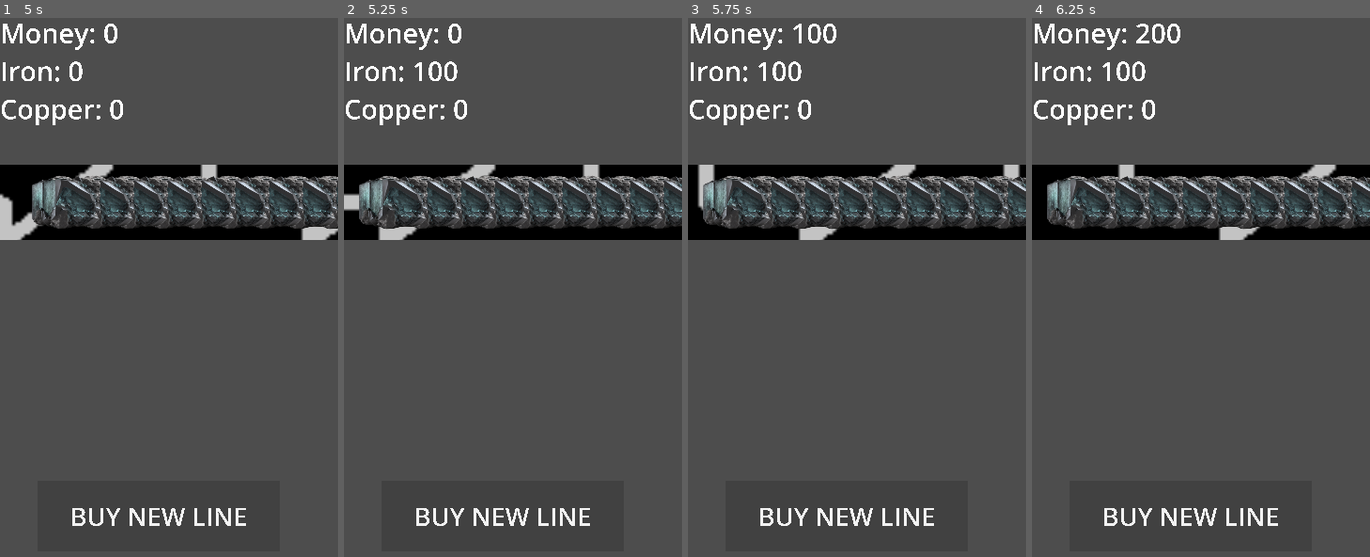
Above: before the commit, frames 1-4 (left to right).
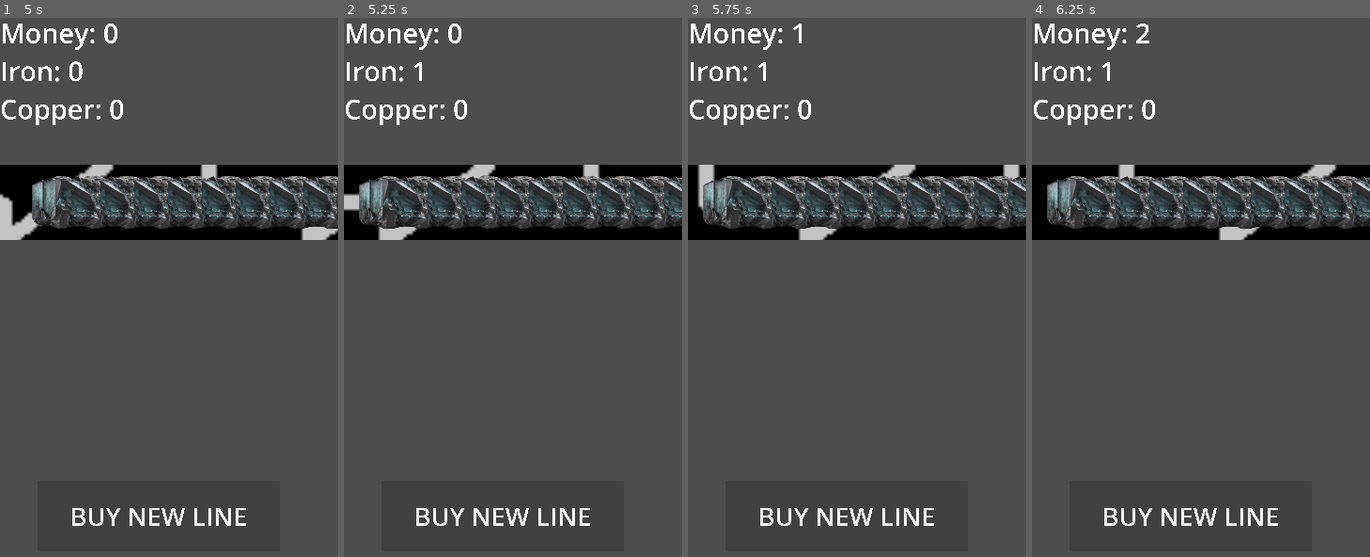
Above: after the commit, the same moments.

Repository: TheHaput/IdleProyecto
Game: Godot game, scene res://scenes/main.tscn
Two runs of this game, one before a commit and one after it. Both use one fixed random seed, a clock stepped at 60 frames per second and the inputs below.
Inputs:
- Up to frame 1 (5 s): click "BUY NEW LINE" at 0.5 s; click "BUY NEW LINE" at 1.25 s; click "BUY NEW LINE" at 2 s
- Up to frame 2 (5.25 s): no input
- Up to frame 3 (5.75 s): no input
- Up to frame 4 (6.25 s): no input

Frame 1 is identical in both runs. In frame 2, 0.1% of the frame differs, in the area x 25-34%, y 8-12%; in frame 3, 0.3%, in the area x 25-44%, y 1-12%; in frame 4, 0.3%.

Commit message:
He refactorizado el codigo de crear nuevas lineas a Factory Manager

Diff:
--- a/idleproyecto/resources/IronResource.tres
+++ b/idleproyecto/resources/IronResource.tres
@@ -6,5 +6,5 @@
 [resource]
 script = ExtResource("1_n48fo")
 name = "Iron"
-value = 100
+value = 1
 sprite = ExtResource("2_g3iij")
--- a/idleproyecto/scripts/FactoryManager.gd
+++ b/idleproyecto/scripts/FactoryManager.gd
@@ -1,6 +1,36 @@
 extends Node
 
-var new_line_price : int = 100
+class_name FactoryManager
+
+var conveyor_scene = preload("res://scenes/conveyor.tscn")
 
 func _ready():
+
 	pass
+
+func calculate_last_conveyor_name() -> int:
+	var conveyor_names = []
+
+	#Guardar en un array los nombres de los conveyors ya existentes
+	for conveyor in get_children():
+		conveyor_names.append(int(str(conveyor.name)))
+
+	#Coger el numero mas alto del array
+	var last_conveyor_name = conveyor_names.max()
+	return last_conveyor_name
+
+func create_new_conveyor():
+	#Coje el nodo que corresponde al numero mas alto
+	var last_conveyor_name = calculate_last_conveyor_name()
+	var last_conveyor_node = get_node("%d" %last_conveyor_name)
+	#Instanciamos el conveyor, lo hacemos un nodo.
+	var conveyor_instance = conveyor_scene.instantiate()
+
+	conveyor_instance.name = str(last_conveyor_name + 1)
+	#Creamos nuevo nodo del conveyor
+	last_conveyor_node.add_sibling(conveyor_instance)
+	#Coje la posicion del ultimo conveyor y su altura multiplicado por la escala y lo suma al conveyor padre para dejar un hueco
+	const conveyor_margin = 5
+	conveyor_instance.position.y = last_conveyor_node.position.y + last_conveyor_node.texture.get_height() * last_conveyor_node.scale.y + conveyor_margin
+
+	return conveyor_instance
--- a/idleproyecto/scripts/MainGameLoop.gd
+++ b/idleproyecto/scripts/MainGameLoop.gd
@@ -1,18 +1,19 @@
 extends Node2D
 
-var conveyor_scene
 var conveyors = []
 var money = 0
 var warehouse = Warehouse.new()
+var factory_manager
+const new_conveyor_price = 100
+
 
 func _ready():
-	#Carga al escena conveyor
-	conveyor_scene = preload("res://scenes/conveyor.tscn")
+	factory_manager = $FactoryManager
+
 	for conveyor in get_tree().get_nodes_in_group("Conveyors"):
 		conveyors.append(conveyor)
 	#Boton de comprar nueva linea
-	var button = $GUI/VBoxContainer2/Button
-	button.connect("pressed", on_buy_line_button_press)
+	$GUI/VBoxContainer2/Button.connect("pressed", on_buy_line_button_press)
 
 func _on_conveyor_sell_item(item: Item) -> void:
 	money += item.value
@@ -23,36 +24,20 @@
 	$GUI/Labels/IronLabel.text = "Iron: %d" %warehouse.items["Iron"]
 
 func on_buy_line_button_press():
-	const new_conveyor_price = 100
+	if !try_take_money():
+		return
 
+	var new_conveyor = factory_manager.create_new_conveyor()
+	new_conveyor.connect("sell_item", _on_conveyor_sell_item)
+	new_conveyor.connect("store_item", _on_conveyor_store_item)
+
+func try_take_money() -> bool:
 	#Si no tiene dinero paramos la funcion con return
 	if money <= new_conveyor_price:
 		print("No tienes dinero")
-		return
+		return false
 
 	#Quitamos el dinero
 	money -= new_conveyor_price
 	$GUI/Labels/MoneyLabel.text = "Money: %d" %money
-	const conveyor_margin = 5
-	#Instanciamos el conveyor, lo hacemos un nodo.
-	var conveyor_instance = conveyor_scene.instantiate()
-	var conveyor_names = []
-
-
-	#Guardar en un array los nombres de los conveyors ya existentes
-	for conveyor in $FactoryManager.get_children():
-		conveyor_names.append(int(str(conveyor.name)))
-
-
-
-	#Coger el numero mas alto del array
-	var last_conveyor_name = conveyor_names.max()
-	#Coje el nodo que corresponde al numero mas alto
-	var last_conveyor_node = get_node("FactoryManager/%d" %last_conveyor_name)
-	var conveyor_position = last_conveyor_node.position
-
-	conveyor_instance.name = str(last_conveyor_name + 1)
-	#Creamos nuevo nodo del conveyor
-	last_conveyor_node.add_sibling(conveyor_instance)
-	#Coje la posicion del ultimo conveyor y su altura multiplicado por la escala y lo suma al conveyor padre para dejar un hueco
-	conveyor_instance.position.y = last_conveyor_node.position.y + last_conveyor_node.texture.get_height() * last_conveyor_node.scale.y + conveyor_margin
+	return true
